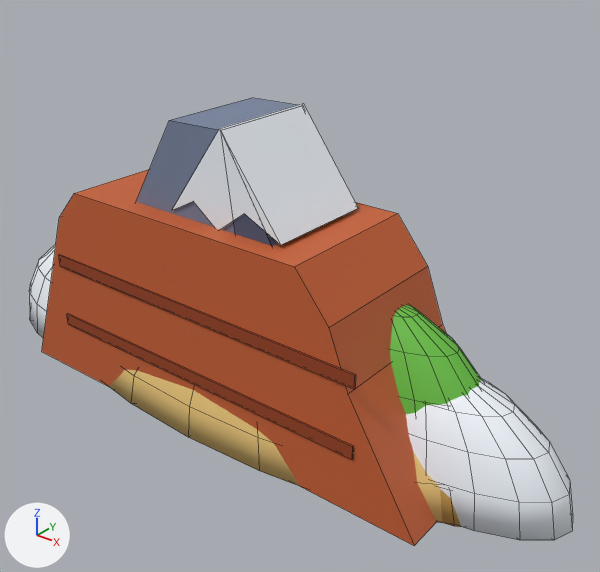
Two versions of the Blender file Blender/blend/env.blend, one commit apart.
One viewpoint serves both versions: a 50 mm camera at (14.0, -15.1, 13.6) aimed at (1.4, 0.7, 3.8). The axes (+X, +Y, +Z) are drawn at lower left. The lights are the same throughout. The picture after the commit comes second. Mesh edges are drawn as thin lines.

The first picture shows 'Desert_Dune1', 'Desert_Mesa1', 'Forest_Hills1', 'Mountain_Peak1', 'Winter_Hills1'.
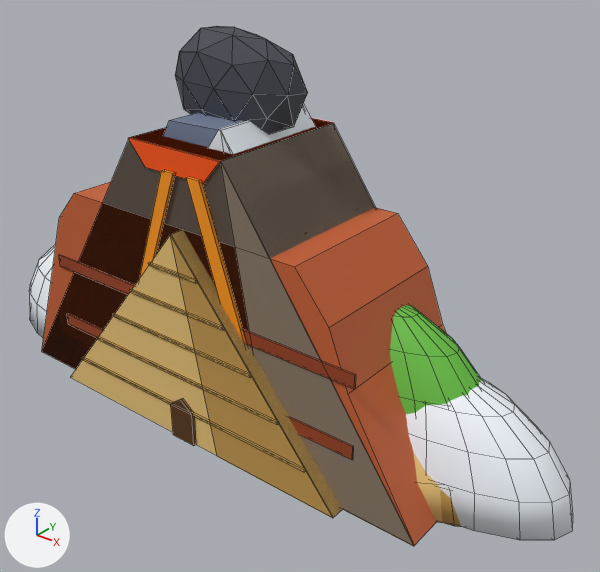
Boxes [x1, y1, x2, y2] around the edits, measured in the pictures (600 x 572 px):
'Mountain_Volcano1', added
    after: [43, 26, 414, 547]
    faces in mat_rock (brown #8a7a6a): [220, 123, 414, 547]
    faces in mat_rock_dark (brown #5e5248): [43, 120, 374, 369]
    faces in mat_grey_dark (dark grey #4a4e56): [175, 26, 308, 134]
    faces in mat_glow_orange (orange #ff9b21): [139, 169, 246, 344]
    faces in mat_glow_fire (orange #ff5a1a): [128, 118, 334, 184]
'Desert_Pyramid1', added
    after: [70, 229, 342, 518]
    faces in mat_sand_dark (orange #c49a52): [82, 229, 342, 518]
    faces in mat_sand (beige #e8c47a): [70, 230, 341, 518]
    faces in mat_brown_dark (brown #5c3a1e): [171, 399, 196, 446]
'Mountain_Peak1', unchanged, covered by the edit
    before: [136, 98, 358, 246]
    after: [163, 103, 315, 154]
'Desert_Dune1', unchanged, covered by the edit
    before: [109, 370, 461, 527]
    after: [413, 451, 461, 527]

What the commit changed:
Material 'Glow_orange' (mat_glow_orange) is new.
Its base color is (1.0, 0.328, 0.0152) (orange #ff9b21).
Its roughness is 0.55.
Its specular ior level is 0.25.
Material 'grey_dark' (mat_grey_dark) is new.
Its base color is (0.0685, 0.0762, 0.0931) (dark grey #4a4e56).
Its roughness is 0.55.
Its specular ior level is 0.25.
Material 'Glow_fire' (mat_glow_fire) is new.
Its base color is (1.0, 0.102, 0.0103) (orange #ff5a1a).
Its roughness is 0.55.
Its specular ior level is 0.25.
Mesh me_mountain_volcano1 is new.
It has 80 vertices, 109 faces and spans x -7.0..7.0, y -2.22..2.15, z 0.0..10.52.
Faces by material slot: [6, 5, 6, 12, 80].
It uses material mat_rock_dark (brown #5e5248).
It uses material mat_rock (brown #8a7a6a).
It uses material mat_glow_fire (orange #ff5a1a).
It uses material mat_glow_orange (orange #ff9b21).
It uses material mat_grey_dark (dark grey #4a4e56).
Mesh me_desert_pyramid1 is new.
It has 62 vertices, 47 faces and spans x -5.0..5.0, y -2.58..2.53, z 0.0..6.0.
Faces by material slot: [5, 35, 7].
It uses material mat_sand (beige #e8c47a).
It uses material mat_sand_dark (orange #c49a52).
It uses material mat_brown_dark (brown #5c3a1e).
Object 'Mountain_Volcano1' (ob_mountain_volcano1) is new; it shows me_mountain_volcano1.
Its location is (0.0, 0.0, 0.0).
Object 'Desert_Pyramid1' (ob_desert_pyramid1) is new; it shows me_desert_pyramid1.
Its location is (0.0, 0.0, 0.0).
